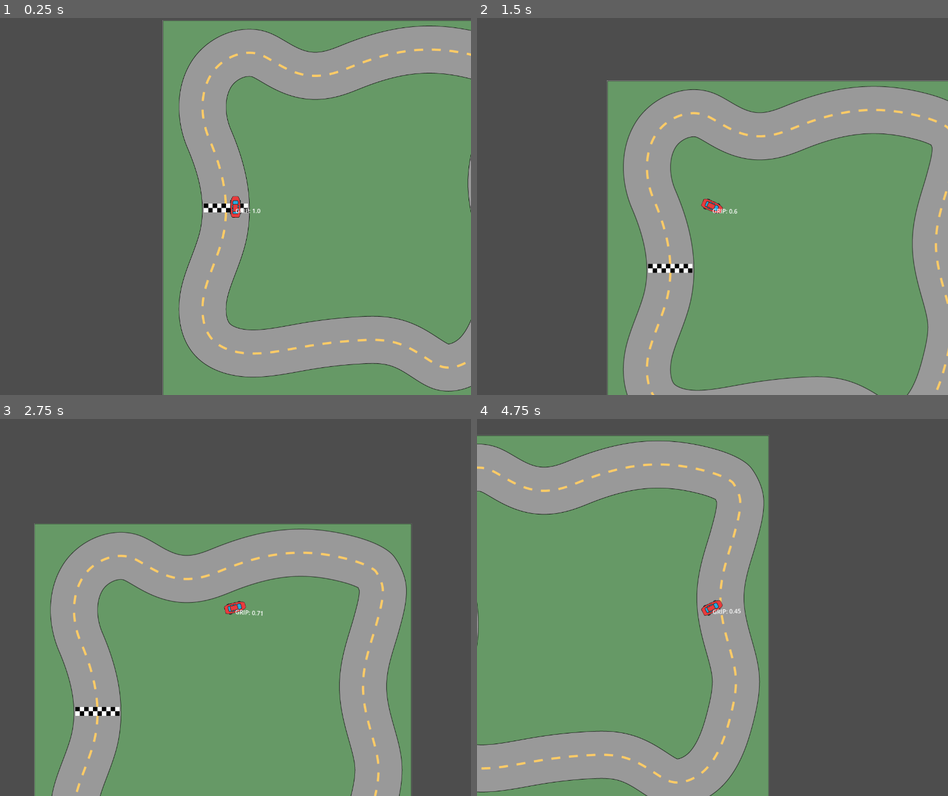
Above: before the commit, frames 1-4 (two rows, left to right).
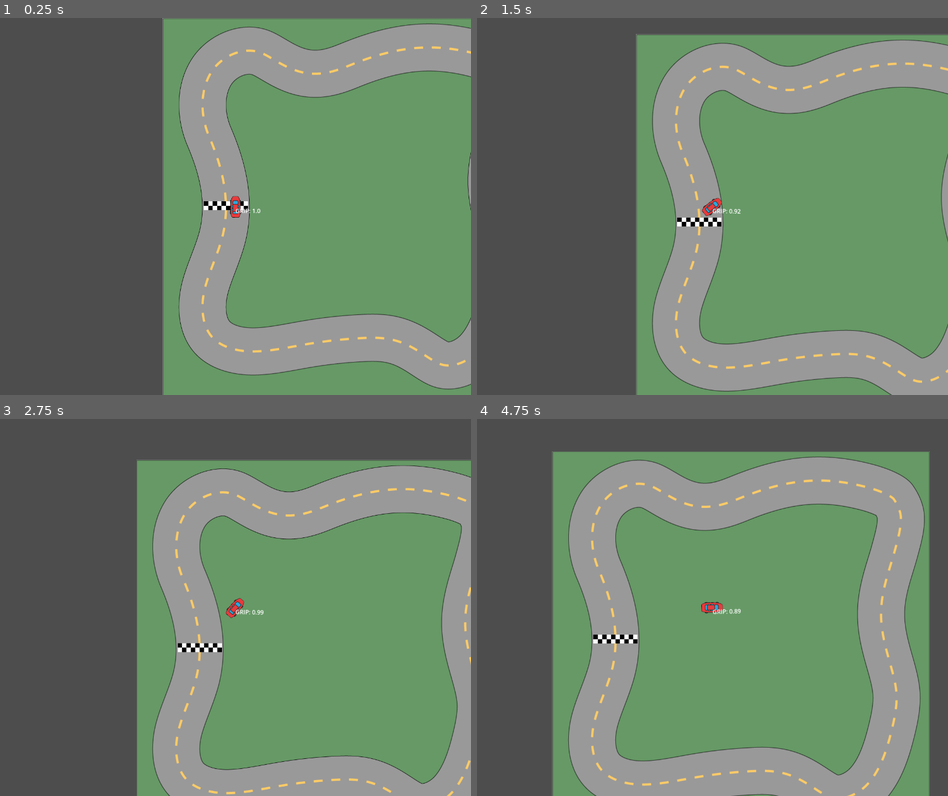
Above: after the commit, the same moments.

Repository: PGComai/Made-at-the-MADE-2025
Game: Godot game, scene res://scenes/racetrack2/racetrack2.tscn
Two runs of this game, one before a commit and one after it. Both use one fixed random seed, a clock stepped at 60 frames per second and the inputs below.
Inputs:
- Up to frame 1 (0.25 s): no input
- Up to frame 2 (1.5 s): hold D (right) 0.53-1.28 s; hold A (left) from 1.28 s (still down)
- Up to frame 3 (2.75 s): release A (left) at 2.03 s; hold D (right) from 2.03 s (still down)
- Up to frame 4 (4.75 s): release D (right) at 3.53 s; hold A (left) from 3.53 s (still down)

The runs differ from the first frame. In frame 1, 3.7% of the frame differs, in the area x 34-100%, y 0-100%; in frame 2, 40%; in frame 3, 57%; in frame 4, 68%, in the area x 0-97%, y 4-100%.

Commit message:
lap behavior

Diff:
--- a/car/car.gd
+++ b/car/car.gd
@@ -19,7 +19,7 @@
 var spin_momentum: float = 1.0:
 	set(value):
 		spin_momentum = clampf(value, 1.0, 2.0)
-var speed: float = 250.0
+var speed: float = INITIAL_SPEED
 
 
 @onready var sprite_2d: Sprite2D = $Sprite2D
@@ -80,3 +80,4 @@
 
 func _on_lap_finished(_body: Node2D) -> void:
 	print("lap!")
+	speed += 50.0
